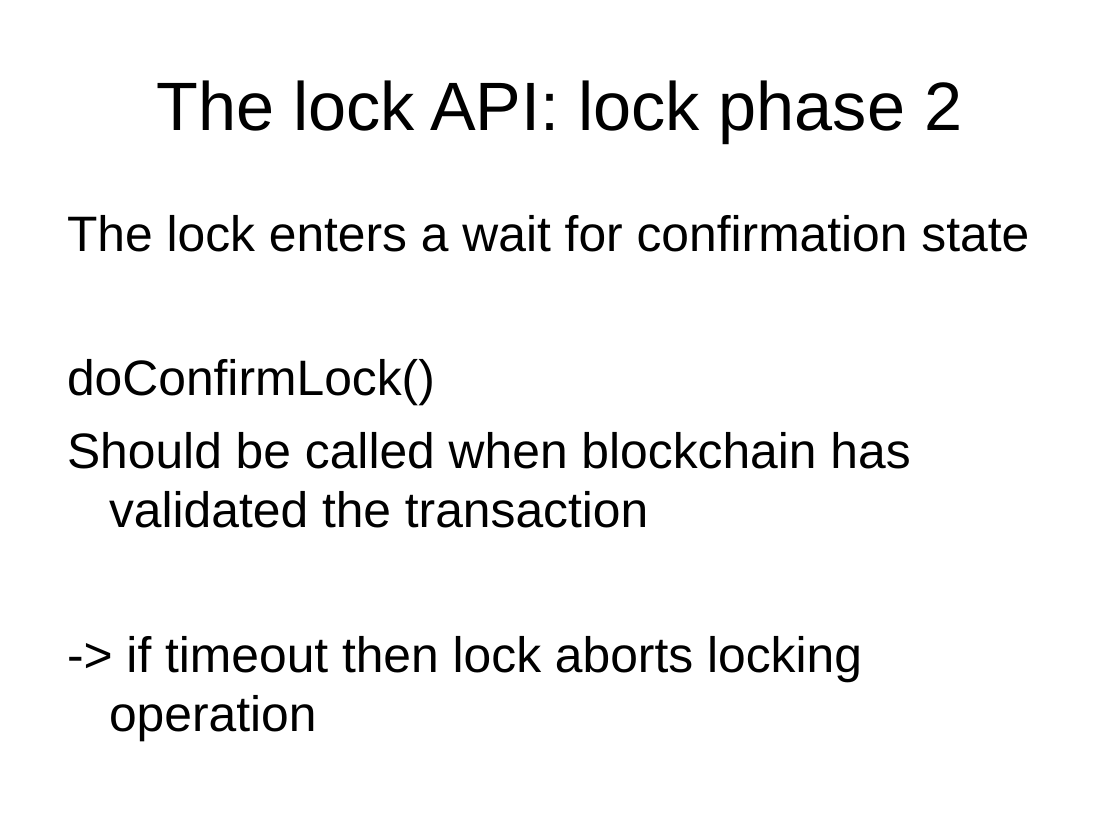
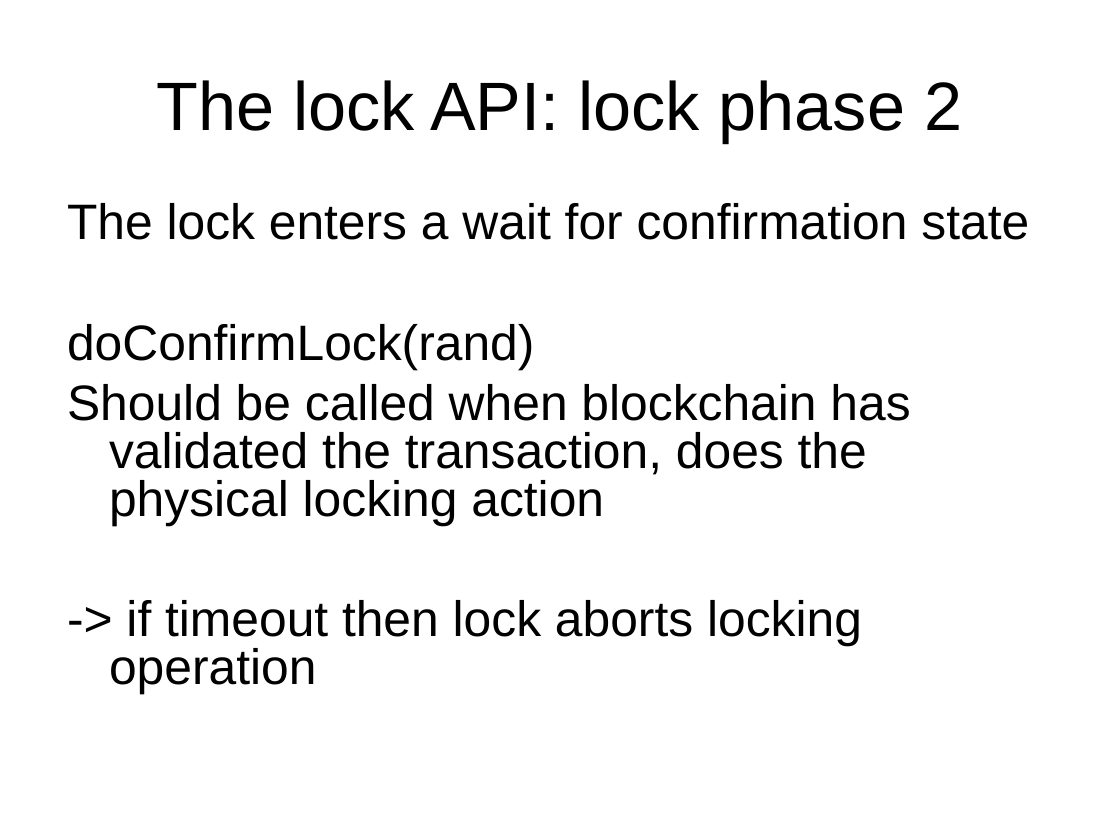
Before and after one commit to blockTeamhackathon/documents, a slide deck: slide 6 of B’Lock.ppt. Drawn at 1120x840 pixels with LibreOffice and Linux fonts; fonts in the diff are those of the drawing. Boxes give left, top, right and bottom in pixels: in the first picture for what was removed or moved away, otherwise in the second. Text is boxed around its words. In the diff, an @@ line names an element or a change of style, - is before the commit and + after.

```diff
--- a/B’Lock.ppt
+++ b/B’Lock.ppt
@@ text at (67,203,1029,694): line spacing 1 to 0.8 @@
@@ text at (67,324,910,526): text changed @@
-doConfirmLock()
-Should be called when blockchain has validated the transaction
+doConfirmLock(rand)
+Should be called when blockchain has validated the transaction, does the physical locking action
```
Also in this commit, not shown: 3 other slides changed, 5 slides added.
